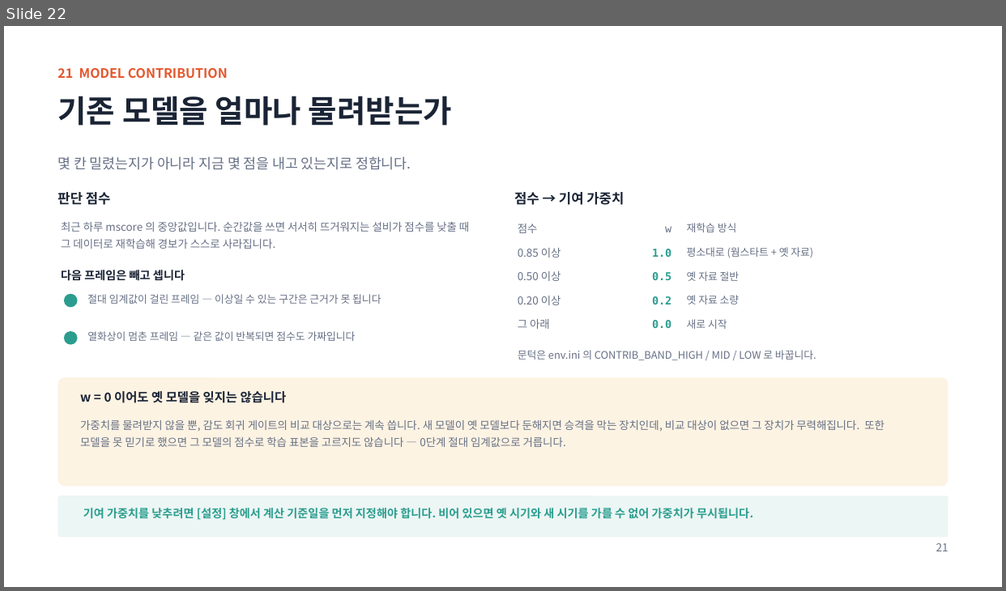
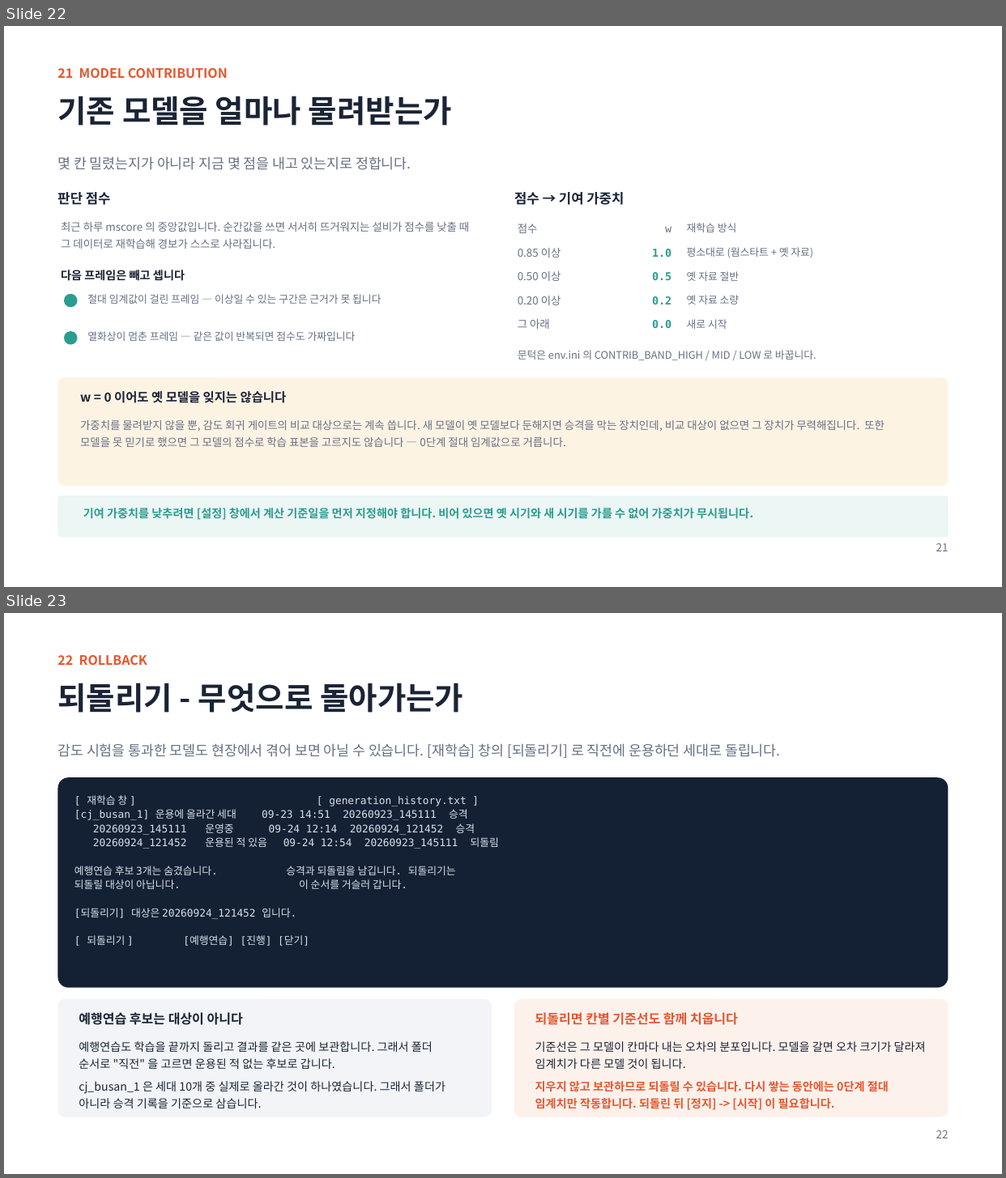
Before and after one commit to oskwon65/MultiModal_FireCam, a slide deck: 멀티모달_화재감지_모니터링_설치매뉴얼.pptx. Shown one above the other, each under a label of ours: slide 22 before the commit, slides 22 and 23 after it. The pictures are 1006x591 and 1006x1178 pixels, drawn with LibreOffice and Linux fonts; fonts in the diff are those of the drawing. Boxes give left, top, right and bottom in pixels: in the first picture for what was removed or moved away, otherwise in the second. Text is boxed around its words. In the diff, an @@ line names an element or a change of style, - is before the commit and + after.

```diff
--- a/멀티모달_화재감지_모니터링_설치매뉴얼.pptx
+++ b/멀티모달_화재감지_모니터링_설치매뉴얼.pptx
@@ slide 23 added at (x1=4, y1=613, x2=1002, y2=1174), background #FFFFFF @@
@@ text added at (x1=57, y1=655, x2=147, y2=665), 12.5 pt, text #E4572E, bold @@
+22 ROLLBACK
@@ text added at (x1=57, y1=683, x2=463, y2=713), 30 pt, text #1A2435, bold @@
+되돌리기 - 무엇으로 돌아가는가
@@ text added at (x1=57, y1=743, x2=780, y2=758), 13.5 pt, text #667085 @@
+감도 시험을 통과한 모델도 현장에서 겪어 보면 아닐 수 있습니다. [재학습] 창의 [되돌리기] 로 직전에 운용하던 세대로 돌립니다.
@@ rounded rectangle added at (x1=58, y1=777, x2=948, y2=988), fill #142033 @@
@@ text added at (x1=74, y1=795, x2=499, y2=946), 10 pt, text #D6DFEA @@
+[ 재학습 창 ] [ generation_history.txt ]
+[cj_busan_1] 운용에 올라간 세대 09-23 14:51 20260923_145111 승격
+20260923_145111 운영중 09-24 12:14 20260924_121452 승격
+20260924_121452 운용된 적 있음 09-24 12:54 20260923_145111 되돌림
+예행연습 후보 3개는 숨겼습니다. 승격과 되돌림을 남깁니다. 되돌리기는
+되돌릴 대상이 아닙니다. 이 순서를 거슬러 갑니다.
+[되돌리기] 대상은 20260924_121452 입니다.
+[ 되돌리기 ] [예행연습] [진행] [닫기]
@@ rounded rectangle added at (x1=58, y1=999, x2=492, y2=1118), fill #F2F4F7 @@
@@ rounded rectangle added at (x1=514, y1=999, x2=948, y2=1118), fill #FDF1EC @@
@@ text added at (x1=79, y1=1012, x2=243, y2=1025), 12.5 pt, text #1A2435, bold @@
+예행연습 후보는 대상이 아니다
@@ text added at (x1=535, y1=1012, x2=738, y2=1025), 12.5 pt, text #E4572E, bold @@
+되돌리면 칸별 기준선도 함께 치웁니다
@@ text added at (x1=79, y1=1041, x2=445, y2=1109), 11 pt, text #1A2435 @@
+예행연습도 학습을 끝까지 돌리고 결과를 같은 곳에 보관합니다. 그래서 폴더 순서로 "직전" 을 고르면 운용된 적 없는 후보로 갑니다.
+cj_busan_1 은 세대 10개 중 실제로 올라간 것이 하나였습니다. 그래서 폴더가 아니라 승격 기록을 기준으로 삼습니다.
@@ text added at (x1=535, y1=1041, x2=926, y2=1110), 11 pt, text #E4572E, bold @@
+기준선은 그 모델이 칸마다 내는 오차의 분포입니다. 모델을 갈면 오차 크기가 달라져 임계치가 다른 모델 것이 됩니다.
+지우지 않고 보관하므로 되돌릴 수 있습니다. 다시 쌓는 동안에는 0단계 절대 임계치만 작동합니다. 되돌린 뒤 [정지] -> [시작] 이 필요합니다.
@@ text added at (x1=936, y1=1131, x2=948, y2=1139), 10.5 pt, text #667085 @@
+22
```
Also in this commit, not shown: 6 slides changed, 1 other file.
